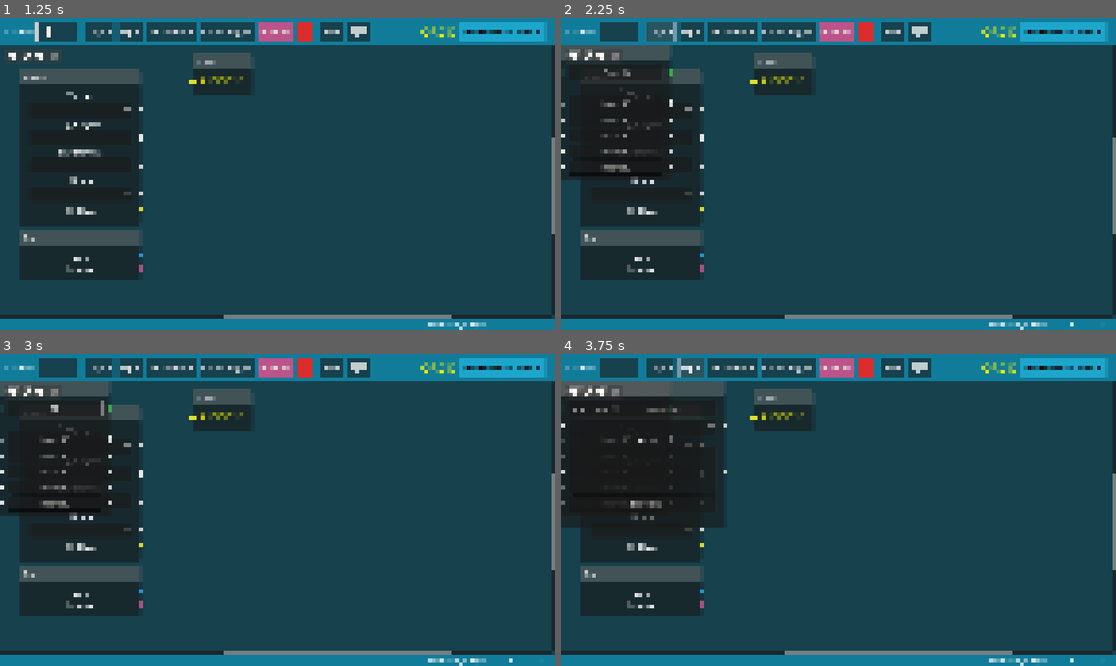
Above: before the commit, frames 1-4 (two rows, left to right).
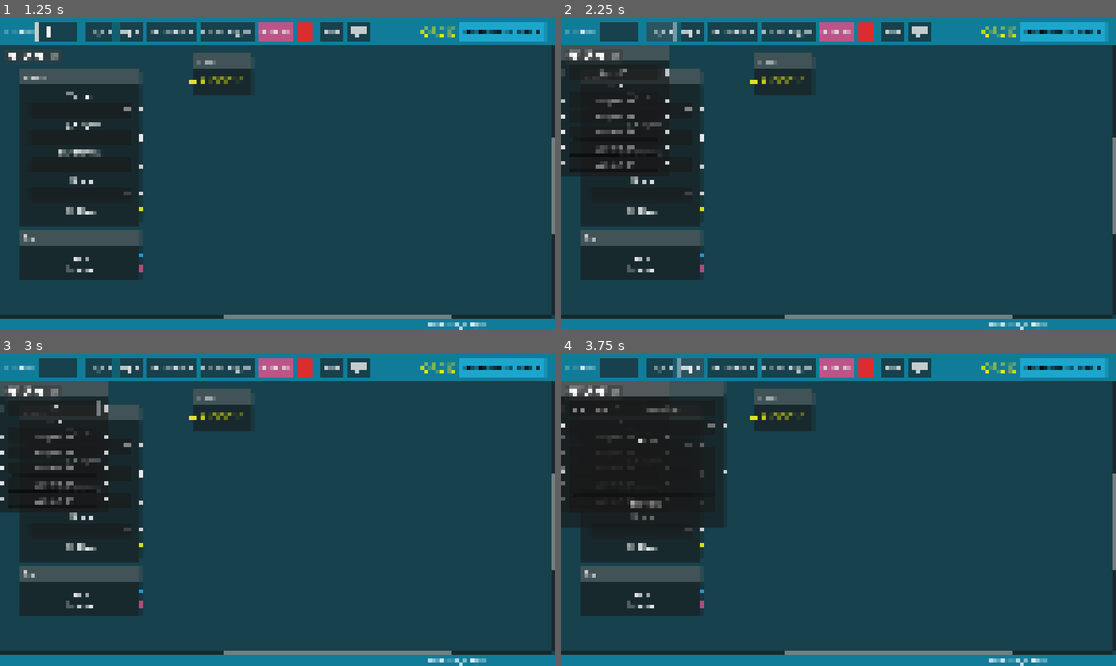
Above: after the commit, the same moments.

Repository: sciple/metadata-app
Game: Godot game, scene res://main.tscn
Two runs of this game, one before a commit and one after it. Both use one fixed random seed, a clock stepped at 60 frames per second and the inputs below.
Inputs (mouse positions are in pixels of both pictures, inside the frame that each line leads up to):
- Up to frame 1 (1.25 s): click (55, 30) at 0.52 s; type "12" at 0.6 s
- Up to frame 2 (2.25 s): click "Save" at 1.25 s; click "Cage +" at 2 s
- Up to frame 3 (3 s): click (55, 407) at 2.77 s; type "12" at 2.85 s
- Up to frame 4 (3.75 s): click "Exp +" at 3.5 s

Frame 1 is identical in both runs. In frame 2, 1.1% of the frame differs, in the area x 0-93%, y 16-99%; in frame 3, 1.1%; in frame 4, 0.3%.

Commit message:
new node_element (prototype)

Diff:
--- /dev/null
+++ b/cage_plus/cage_plus.gd
@@ -0,0 +1,19 @@
+extends "res://node_element/node_element.gd"
+
+var n_of_subjects = 0
+var cage_id
+
+
+func update_title_id():
+	cage_id = get_node("cage_id").text
+	#if cage_id != "Cage ID":
+	self.title = "Cage ID - " + cage_id + " (n= " + str(n_of_subjects) + ")"
+
+func get_subjects():
+	var n_of_subjects = 0
+	#if cage_id != "Cage ID":
+	for i in range(5):
+		var subject = get_node("subject_" + str(i))
+		if subject.text != "":
+			n_of_subjects += 1
+	print(n_of_subjects)
--- /dev/null
+++ b/cage_plus/cage_plus.tscn
@@ -0,0 +1,108 @@
+[gd_scene load_steps=3 format=3 uid="uid://bhaylulokv7we"]
+
+[ext_resource type="PackedScene" uid="uid://bnr0tg0ideh1y" path="res://node_element/node_element.tscn" id="1_gpwf0"]
+[ext_resource type="Script" path="res://cage_plus/cage_plus.gd" id="2_gh45n"]
+
+[node name="cage_plus" groups=["cage"] instance=ExtResource("1_gpwf0")]
+offset_right = 222.0
+offset_bottom = 276.0
+title = "Cage ID"
+slot/0/left_enabled = true
+slot/0/left_type = 0
+slot/0/left_color = Color(1, 1, 1, 1)
+slot/0/left_icon = null
+slot/0/right_enabled = true
+slot/0/right_type = 0
+slot/0/right_color = Color(1, 1, 1, 1)
+slot/0/right_icon = null
+slot/0/draw_stylebox = true
+slot/1/left_enabled = false
+slot/1/left_type = 0
+slot/1/left_color = Color(1, 1, 1, 1)
+slot/1/left_icon = null
+slot/1/right_enabled = false
+slot/1/right_type = 0
+slot/1/right_color = Color(1, 1, 1, 1)
+slot/1/right_icon = null
+slot/1/draw_stylebox = true
+slot/2/left_enabled = true
+slot/2/left_type = 0
+slot/2/left_color = Color(1, 1, 1, 1)
+slot/2/left_icon = null
+slot/2/right_enabled = true
+slot/2/right_type = 0
+slot/2/right_color = Color(1, 1, 1, 1)
+slot/2/right_icon = null
+slot/2/draw_stylebox = true
+slot/3/left_enabled = true
+slot/3/left_type = 0
+slot/3/left_color = Color(1, 1, 1, 1)
+slot/3/left_icon = null
+slot/3/right_enabled = true
+slot/3/right_type = 0
+slot/3/right_color = Color(1, 1, 1, 1)
+slot/3/right_icon = null
+slot/3/draw_stylebox = true
+slot/4/left_enabled = true
+slot/4/left_type = 0
+slot/4/left_color = Color(1, 1, 1, 1)
+slot/4/left_icon = null
+slot/4/right_enabled = true
+slot/4/right_type = 0
+slot/4/right_color = Color(1, 1, 1, 1)
+slot/4/right_icon = null
+slot/4/draw_stylebox = true
+slot/5/left_enabled = true
+slot/5/left_type = 0
+slot/5/left_color = Color(1, 1, 1, 1)
+slot/5/left_icon = null
+slot/5/right_enabled = true
+slot/5/right_type = 0
+slot/5/right_color = Color(1, 1, 1, 1)
+slot/5/right_icon = null
+slot/5/draw_stylebox = true
+slot/6/left_enabled = true
+slot/6/left_type = 0
+slot/6/left_color = Color(1, 1, 1, 1)
+slot/6/left_icon = null
+slot/6/right_enabled = true
+slot/6/right_type = 0
+slot/6/right_color = Color(1, 1, 1, 1)
+slot/6/right_icon = null
+slot/6/draw_stylebox = true
+script = ExtResource("2_gh45n")
+
+[node name="cage_id" type="LineEdit" parent="." index="1"]
+layout_mode = 2
+placeholder_text = "Cage ID"
+alignment = 1
+
+[node name="Label" type="Label" parent="." index="2"]
+layout_mode = 2
+text = "+ + +"
+horizontal_alignment = 1
+
+[node name="subject_0" type="LineEdit" parent="." index="3"]
+layout_mode = 2
+placeholder_text = "Subject ID"
+alignment = 1
+
+[node name="subject_1" type="LineEdit" parent="." index="4"]
+layout_mode = 2
+placeholder_text = "Subject ID"
+alignment = 1
+
+[node name="subject_2" type="LineEdit" parent="." index="5"]
+layout_mode = 2
+placeholder_text = "Subject ID"
+alignment = 1
+
+[node name="subject_3" type="LineEdit" parent="." index="6"]
+layout_mode = 2
+placeholder_text = "Subject ID"
+alignment = 1
+
+[node name="subject_4" type="LineEdit" parent="." index="7"]
+layout_mode = 2
+placeholder_text = "Subject ID"
+alignment = 1
--- a/global.gd
+++ b/global.gd
@@ -7,11 +7,13 @@
 var health_index = -1
 var comment_index = -1
 var treatment_index = -1
+var node_elements = {}
 
 var total_number_of_subjects = 0
 var cages = {}
 
-var cage_node = load("res://cage/cage.tscn")
+#var cage_node = load("res://cage/cage.tscn")
+var cage_node = load("res://cage_plus/cage_plus.tscn")
 var experiment_node = load("res://experiment/experiment.tscn")
 var parent_node = load("res://cage/parent_cage.tscn")
 var health_node = load("res://health/health.tscn")
@@ -25,7 +27,8 @@
 	get_node("../Main/GraphEdit").add_child(node)
 	node.name = node_name + "_" + str(node_index)
 
-
+func init_node_elements():
+	self.node_elements = {}
 
 func init_subjects():
 	self.cages = {}
--- a/main.gd
+++ b/main.gd
@@ -17,14 +17,15 @@
 func _ready():
 	OS.low_processor_usage_mode = true
 	var time_it = Time.get_datetime_string_from_system ()
-	print(time_it)
-	print(time_it.md5_text())
+	print(time_it, " | MD5sum encoding: ", time_it.md5_text())
+	print()
 	G = $GraphEdit
 
 	for node in G.get_children():
 		if node is GraphNode:
 			var node_position = node.position_offset
-			print (node_position.x, " | ", node_position.y)
+			print (node.title, " position (x,y): ", node_position.x, " | ", node_position.y)
+	print()
 
 
 # -------------------- BUTTONS
@@ -56,11 +57,13 @@
 
 
 func save():
-	Global.init_subjects()
-	get_cages()
-	print(Global.total_number_of_subjects)
-	print(Global.cages)
-	update_global_stats()
+	#Global.init_subjects()
+	Global.init_node_elements()
+	get_cages() # collects all cages to be pushed to the global store
+	print(Global.node_elements)
+	#update_global_stats()
+	print()
+
 	#var connection_list = G.get_connection_list()
 	#print(connection_list)
 	#for i in range(0, connection_list.size()):
@@ -78,13 +81,15 @@
 
 func get_cages():
 	# loop over all cages
+	# this function should be applied independently for all different groups of nodes
 	print('execute: get_cages()')
-	connection_list = G.get_connection_list()
+	connection_list = G.get_connection_list() # get list of all connections
 	for i in connection_list:
-		var n = G.get_node(NodePath(i['to_node']))
-		if n.is_in_group("cage"):
-			n.push_subjects()
-	print(Global.cages)
+		var node_element = G.get_node(NodePath(i['to_node'])) # only nodes that are connected (i.e. receive a connection on the left)
+		if node_element.is_in_group("cage"):
+			node_element.get_subjects()
+			node_element.update_title_id()
+			node_element.update_node()
 
 
 func update_global_stats():
--- /dev/null
+++ b/node_element/node_element.gd
@@ -0,0 +1,40 @@
+extends GraphNode
+
+var created_at
+var node_type
+
+
+func _ready():
+	print()
+	# timestamp for node creation
+	created_at = Time.get_datetime_string_from_system ()
+	print(self.title, " created at: ", created_at)
+
+	# every inherited node must belong to a group
+	node_type = self.get_groups()[0]
+	print(self.node_type, " node type: ", node_type)
+	print()
+
+
+func register_node_creation():
+	Global.node_elements[self.title] = {}
+
+func register_position():
+	Global.node_elements[self.title]["position"] = self.position_offset
+	return self.position_offset
+
+func register_creation_date():
+	Global.node_elements[self.title]["created_at"] = self.created_at
+
+func register_node_type():
+	Global.node_elements[self.title]["type"] = self.node_type
+
+func update_node():
+	self.register_node_creation()
+	self.register_creation_date()
+	self.register_position()
+	self.register_node_type()
+
+# Called every frame. 'delta' is the elapsed time since the previous frame.
+func _process(delta):
+	pass
--- /dev/null
+++ b/node_element/node_element.tscn
@@ -0,0 +1,8 @@
+[gd_scene load_steps=2 format=3 uid="uid://bnr0tg0ideh1y"]
+
+[ext_resource type="Script" path="res://node_element/node_element.gd" id="1_a2k51"]
+
+[node name="node_element" type="GraphNode"]
+offset_right = 9.0
+offset_bottom = 55.0
+script = ExtResource("1_a2k51")
Not shown, changed: README.md
